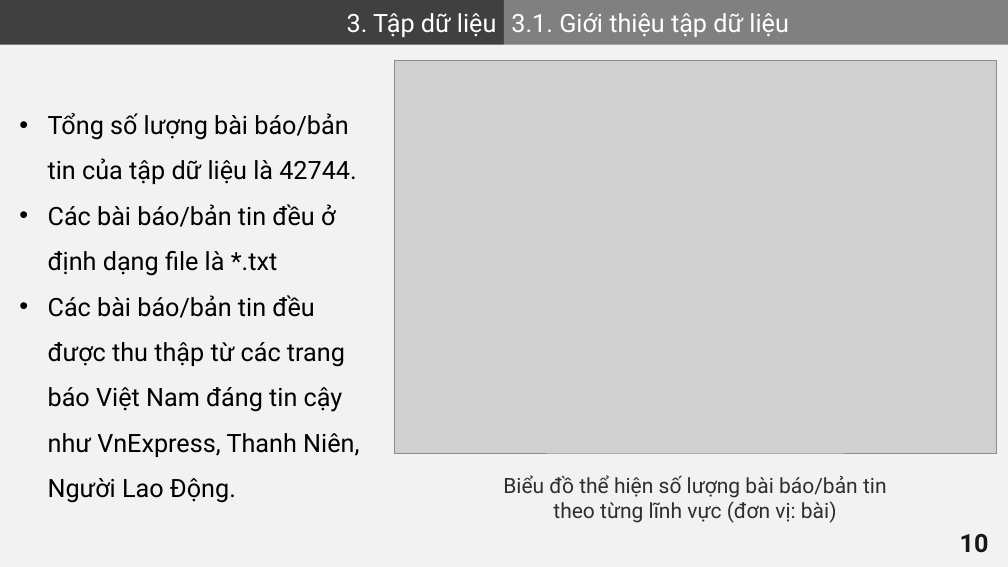
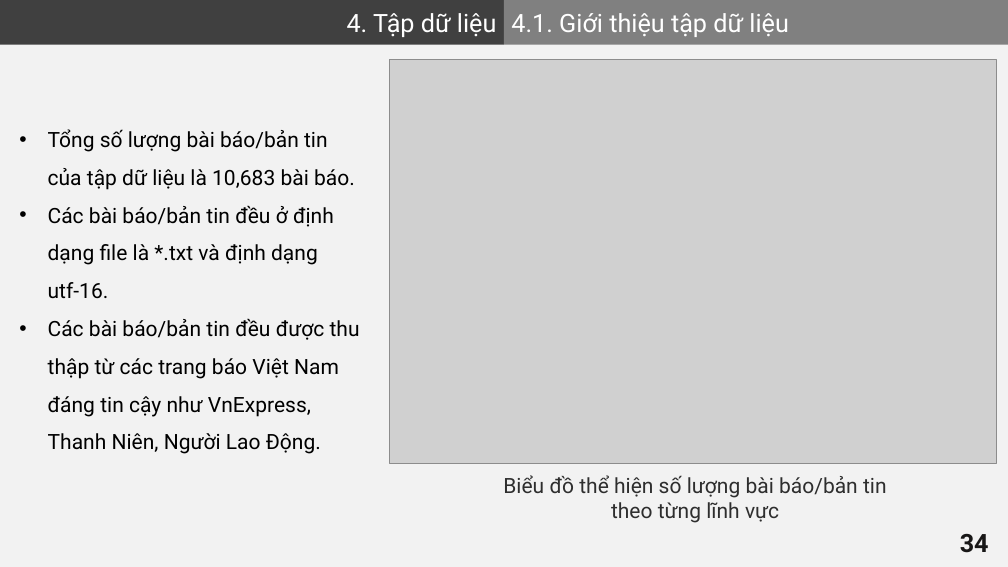
Before and after one commit to VHSkillPro/next-word-prediction, a slide deck: slide 34 of report.pptx (slide 10 before the commit). Drawn at 1008x567 pixels with LibreOffice and Linux fonts; fonts in the diff are those of the drawing; grey boxes stand for pictures. Boxes give left, top, right and bottom in pixels: in the first picture for what was removed or moved away, otherwise in the second. Text is boxed around its words. In the diff, an @@ line names an element or a change of style, - is before the commit and + after.

```diff
--- a/report.pptx
+++ b/report.pptx
@@ text in rectangle at bbox=[347, 13, 497, 37]: text changed @@
-3. Tập dữ liệu
+4. Tập dữ liệu
@@ text in rectangle at bbox=[511, 13, 789, 37]: text changed @@
-3.1. Giới thiệu tập dữ liệu
+4.1. Giới thiệu tập dữ liệu
@@ picture: place and size @@
-picture at bbox=[395, 60, 997, 453]
+picture at bbox=[390, 60, 997, 464]
@@ text "Tổng số lượng bài báo/bản ...": place and size @@
-text "Tổng số lượng bài báo/bản ..." at bbox=[48, 113, 359, 503]
+text "Tổng số lượng bài báo/bản ..." at bbox=[48, 129, 360, 454]
@@ text at bbox=[48, 129, 355, 299]: text changed; size 24 to 20 pt @@
-• Tổng số lượng bài báo/bản tin của tập dữ liệu là 42744.
-• Các bài báo/bản tin đều ở định dạng file là *.txt
+• Tổng số lượng bài báo/bản tin của tập dữ liệu là 10,683 bài báo.
+• Các bài báo/bản tin đều ở định dạng file là *.txt và định dạng utf-16.
@@ text at bbox=[48, 318, 360, 454]: size 24 to 20 pt in "Các bài báo/bản tin đều được thu ..." @@
@@ text at bbox=[503, 475, 887, 523]: text changed @@
-Biểu đồ thể hiện số lượng bài báo/bản tin theo từng lĩnh vực (đơn vị: bài)
+Biểu đồ thể hiện số lượng bài báo/bản tin theo từng lĩnh vực
@@ page number at bbox=[960, 534, 989, 553]: text changed @@
-10
+34
```
Also in this commit, not shown: 12 other slides changed, 29 slides added.
